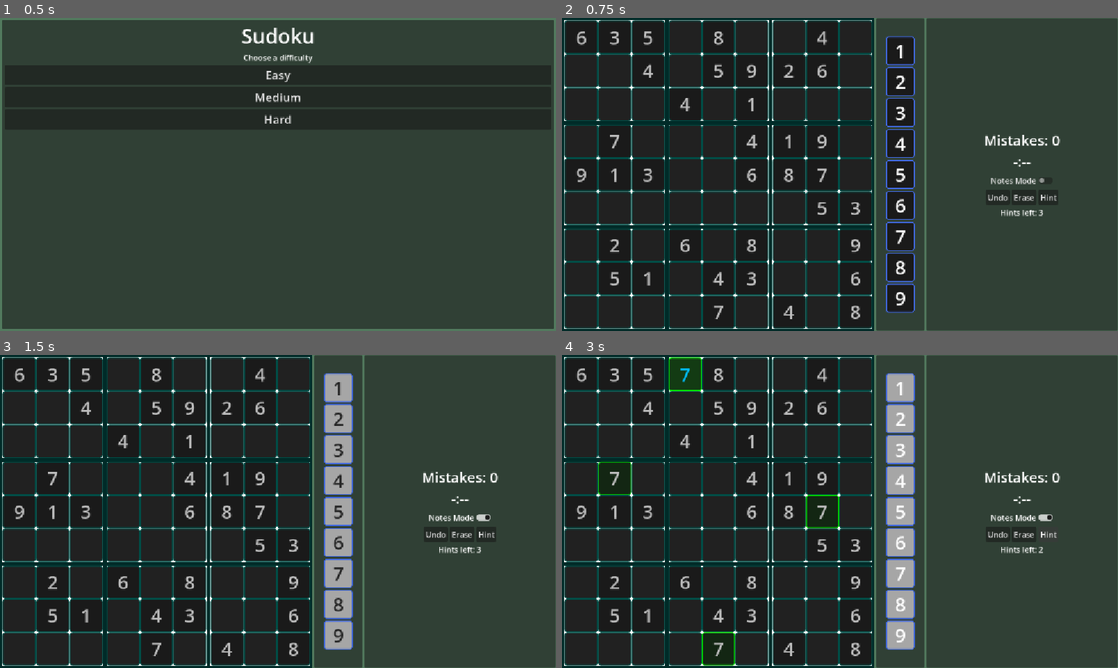
Above: before the commit, frames 1-4 (two rows, left to right).
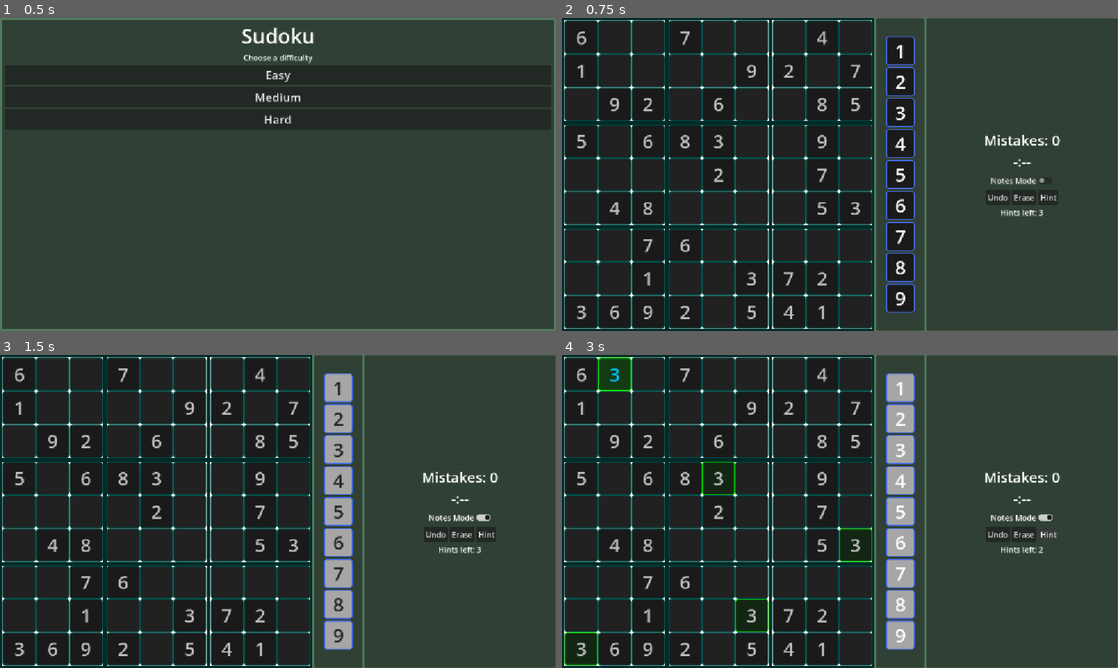
Above: after the commit, the same moments.

Repository: ignacio-w/sudoku
Game: Godot game, scene res://scenes/ui/main_menu.tscn
Same seed, same stepped clock (60 frames per second), same inputs: the game is played once before the commit and once after it.
Inputs:
- Up to frame 1 (0.5 s): no input
- Up to frame 2 (0.75 s): click "Easy" at 0.5 s
- Up to frame 3 (1.5 s): click "Notes Mode" at 1.25 s
- Up to frame 4 (3 s): click "Undo" at 2 s; click "Hint" at 2.75 s

Frame 1 is identical in both runs. In frame 2, 1.9% of the frame differs, in the area x 2-54%, y 4-97%; in frame 3, 1.9%; in frame 4, 3.9%, in the area x 0-56%, y 0-100%.

Commit message:
Add minimum difficulty thresholds
The sudoku generator now maps each difficulty to a minimum technique tier, attempts multiple generation runs until the board meets that threshold, and falls back to the last board if it cannot reach the target. This enables difficulty-aware generation for easy, medium, and hard puzzles while leaving performance improvements as a follow-up TODO.

Diff:
--- a/scripts/sudoku/sudoku_difficulty_rater.gd
+++ b/scripts/sudoku/sudoku_difficulty_rater.gd
@@ -12,15 +12,15 @@
 
 enum Tier {
 	SINGLES, # naked singles, hidden singles
-	PAIRS,
-	POINTING_PAIRS,
+	NAKED_PAIRS, # naked pairs
+	POINTING_PAIRS, # pointing pairs/triples
 	UNSOLVABLE_LOGICALLY, # technique not implemented
 }
 
 var _techniques: Dictionary[Callable, Tier] = {
 	_apply_naked_single: Tier.SINGLES,
 	_apply_hidden_single: Tier.SINGLES,
-	_apply_naked_pair: Tier.PAIRS,
+	_apply_naked_pair: Tier.NAKED_PAIRS,
 	_apply_pointing_pair: Tier.POINTING_PAIRS,
 }
 
@@ -150,18 +150,23 @@
 
 ## Finds a naked pair and eliminates those as candidates from cells in the
 ## unit the naked pair was found in.
-## A naked pair is a pair of candidate numbers sitted in cells that belong to
-## a unit in common. This makes it clear that the solution will contain those
+## A naked pair is a set of 2 candidate numbers sitting in 2 cells that share at
+## least 1 common unit. This makes it clear that the solution will contain those
 ## values in those 2 cells, so they can be erased as candidates from all other
-## cells in that unit. See: https://www.sudokuwiki.org/Naked_Candidates#NP
+## cells in the units in common. Returns true if the naked pair allows for a
+## reduction in candidates in other cells, returns false otherwise.
+## See for explanation: https://www.sudokuwiki.org/Naked_Candidates#NP
 func _apply_naked_pair(board: Array[Array], candidates: Array[Array]):
 	var board_units := SudokuRules.get_units()
 	for unit in board_units:
+		# Find cells that contain exactly 2 candidates
 		var pair_cells: Array[Vector2i] = []
 		for pos in unit:
 			if candidates[pos.x][pos.y].size() == 2:
 				pair_cells.append(pos)
 
+		# Now test every combination of cell pairs to check if the candidates
+		# in the cells are equal
 		for index_a in range(pair_cells.size()):
 			for index_b in range(index_a + 1, pair_cells.size()):
 				var pos_a := pair_cells[index_a]
@@ -169,8 +174,8 @@
 				# Are candidates in the 2 cells equal?
 				if candidates[pos_a.x][pos_a.y] == candidates[pos_b.x][pos_b.y]:
 
-					# Naked pair found! Try to remove candidates from
-					# other cells in all units they share
+					# Naked pair found! Try to remove candidates from other
+					# cells in all units they share
 					var eliminated := false
 					var shared_units = _units_containing_pos(board_units, [pos_a, pos_b])
 					for shared_unit in shared_units:
@@ -188,7 +193,8 @@
 ## In short, if a candidate appears 2-3 times in a box and they happen to
 ## align on the same row or col, we can remove the num from the list of
 ## candidates of all cells in the same row/col. This works for pointing pairs
-## and pointing triples.
+## and pointing triples. Returns true if the pointing pair/triple allows for a
+## reduction in candidates in other cells, returns false otherwise.
 ## See for explanation: https://www.sudokuwiki.org/Intersection_Removal
 func _apply_pointing_pair(board: Array[Array], candidates: Array[Array]):
 	# Check each box for a pointing pair/triple, within each box check each num
@@ -199,8 +205,8 @@
 				if num in candidates[pos.x][pos.y]:
 					cells_with_num.append(pos)
 
-			# Need at least 2 cells with candidate in box. Allows func to work
-			# with pointing triples as well.
+			# Need at least 2 cells with same candidate in box. Allows func to
+			# work with pointing triples as well.
 			if cells_with_num.size() < 2:
 				continue
 
--- a/scripts/sudoku/sudoku_generator.gd
+++ b/scripts/sudoku/sudoku_generator.gd
@@ -10,6 +10,18 @@
 	solver = SudokuSolver.new()
 	rater = SudokuDifficultyRater.new()
 
+
+## Returns minimum technique tier for specified difficulty
+## TODO: Implement more tiers of difficulty for different difficulties
+func _min_tier_for(difficulty: Difficulty) -> SudokuDifficultyRater.Tier:
+	match difficulty:
+		Difficulty.EASY:
+			return SudokuDifficultyRater.Tier.SINGLES
+		Difficulty.MEDIUM:
+			return SudokuDifficultyRater.Tier.NAKED_PAIRS
+		Difficulty.HARD:
+			return SudokuDifficultyRater.Tier.POINTING_PAIRS
+	return SudokuDifficultyRater.Tier.SINGLES
 
 ## Returns maximum technique tier for specified difficulty
 ## TODO: Implement more tiers of difficulty for different difficulties
@@ -39,8 +51,31 @@
 	return -1
 
 
-## Creates and returns a Sudoku puzzle with a given difficulty.
-func generate(difficulty: int) -> SudokuPuzzle:
+## Creates and returns a Sudoku puzzle with a given difficulty. Makes sure
+## the puzzle generated meets a minimum difficulty threshold by attempting
+## to generate the board multiple times until the difficulty is met.
+## TODO: Medium/hard difficulty takes a while to generate. Improve generation
+## speed.
+func generate(difficulty: Difficulty = Difficulty.EASY) -> SudokuPuzzle:
+	var min_tier := _min_tier_for(difficulty)
+	var max_attempts := 25
+
+	var puzzle: SudokuPuzzle
+	# Attempt to generate board "max_attempts" attempts
+	for attempt in range(max_attempts):
+		puzzle = _generate_attempt(difficulty)
+		var tier := rater.rate(puzzle.player_board)
+		if tier >= min_tier:
+			print("Reached min target on attempt %d" % (attempt + 1))
+			return puzzle
+
+	push_warning("Couldn't reach minimum difficuly after %d attempts; returning last attempt." % max_attempts)
+	return puzzle
+
+## Main method to generate a SudokuPuzzle with a given difficulty. Makes sure
+## difficulty of puzzle does not exceed the max technique tier for that
+## difficulty.
+func _generate_attempt(difficulty: Difficulty) -> SudokuPuzzle:
 	# Construct empty SudokuPuzzle
 	var puzzle := SudokuPuzzle.new()
 
